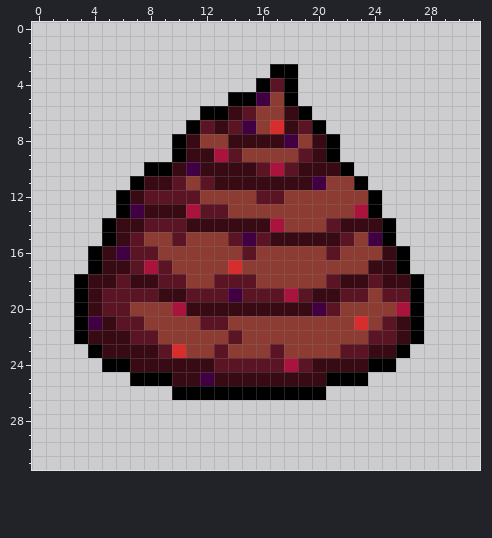
Pixel-art sprite: media/art/entities/PoopOfDoom.png. This is how it looked before the edit.
The file is 32x32 pixels. Colours within 5 levels of each other are drawn and written as one.
Now the later version:
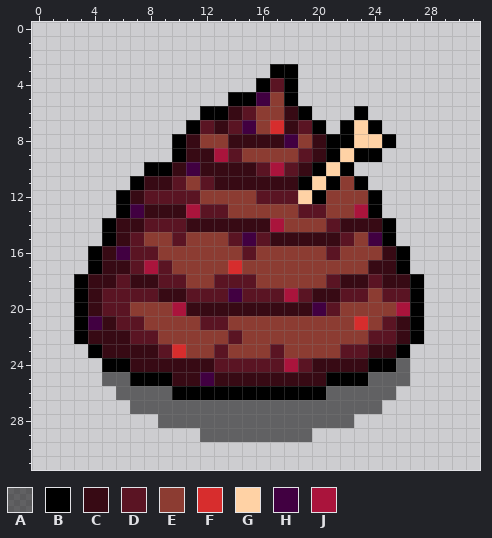
Palette (. is transparent): A #00000086  B #000000  C #370a14  D #5a1423  E #8c3c32  F #d72d2d  G #ffd2a5  H #410041  J #aa143c
Difference:
y 6: x 23 . -> B
y 7: x 22..24 ... -> BGB
y 8: x 22..25 .... -> BGGB
y 9: x 22..24 ... -> GBB
y 10: x 20..21 CC -> BG
y 11: x 19..21 CHE -> BGB
y 12: x 18..20 EEE -> DGB
y 13: x 19..20 EE -> DD
y 24: x 26 . -> A
y 25: x 5..6 .. -> AA; x 24..26 ... -> AAA
y 26: x 6..9 .... -> AAAA; x 21..25 ..... -> AAAAA
y 27: x 7..24 .................. -> AAAAAAAAAAAAAAAAAA
y 28: x 9..22 .............. -> AAAAAAAAAAAAAA
y 29: x 12..19 ........ -> AAAAAAAA
Where, in picture pixels (left, top, right, bottom), the same in both pictures:
changed: (284, 106, 396, 218)
added: (102, 358, 410, 442)
